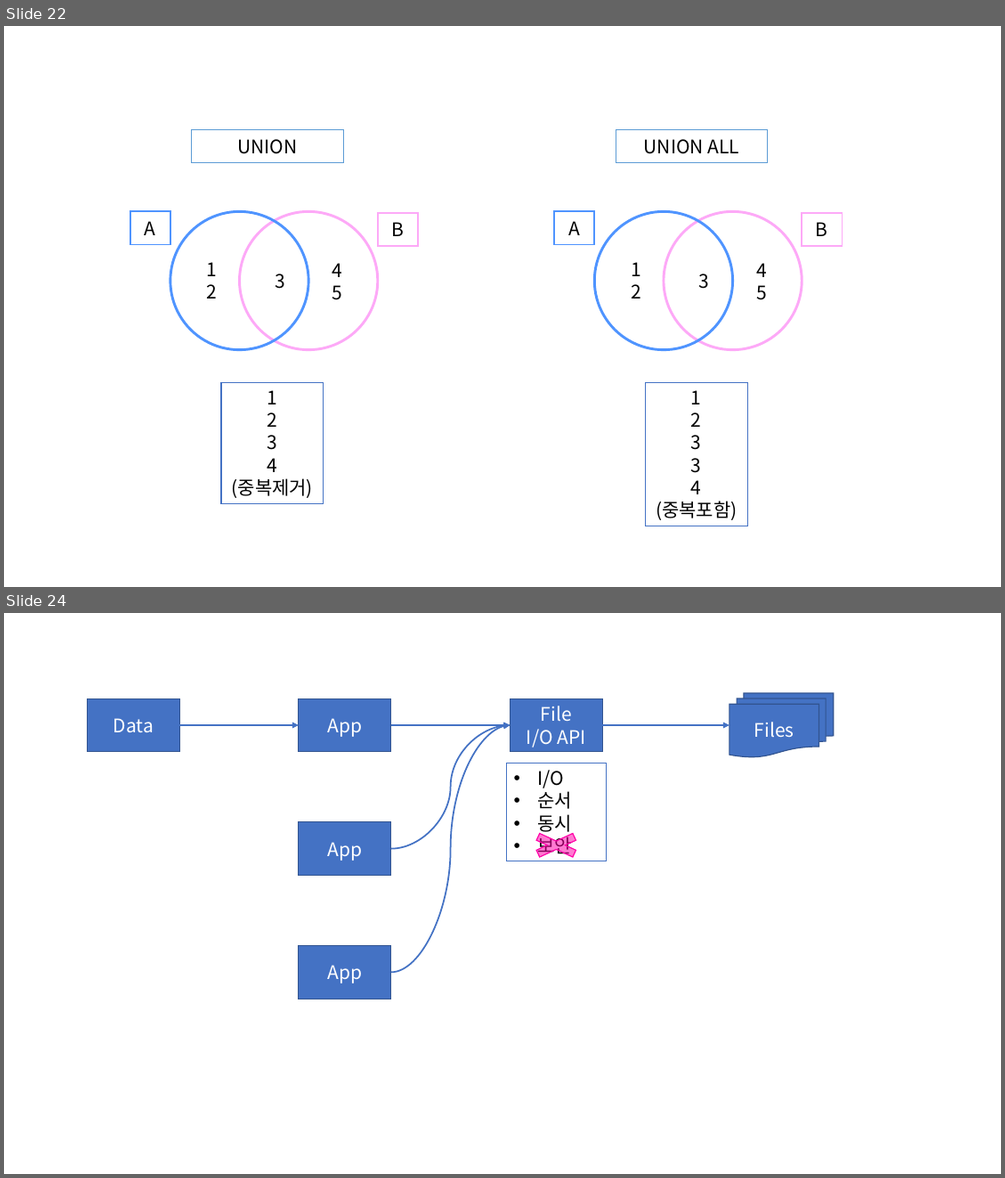
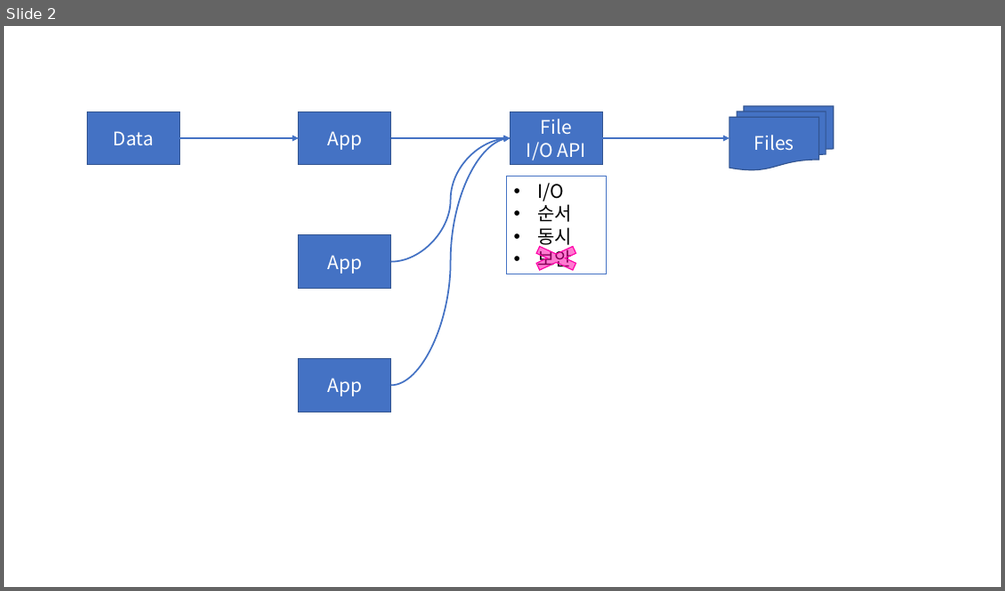
Before and after one commit to Dingadung/2022-study-workspace, a slide deck: study-note/데이터베이스/2022-09-05 내용정리.pptx. Shown one above the other, each under a label of ours: slides 22 and 24 before the commit, slide 2 after it; the slides between them are not shown. The pictures are 1005x1178 and 1005x591 pixels, drawn with LibreOffice and Linux fonts; fonts in the diff are those of the drawing. Boxes give left, top, right and bottom in pixels: in the first picture for what was removed or moved away, otherwise in the second. Text is boxed around its words. In the diff, an @@ line names an element or a change of style, - is before the commit and + after.

```diff
--- a/study-note/데이터베이스/2022-09-05 내용정리.pptx
+++ b/study-note/데이터베이스/2022-09-05 내용정리.pptx
@@ slide 22 removed at (x1=4, y1=26, x2=1001, y2=587), background #FFFFFF @@
@@ rectangle removed at (x1=192, y1=130, x2=343, y2=163) @@
-UNION
@@ rectangle removed at (x1=615, y1=130, x2=768, y2=163) @@
-UNION ALL
@@ rectangle removed at (x1=130, y1=211, x2=170, y2=244) @@
-A
@@ ellipse removed at (x1=170, y1=211, x2=308, y2=350) @@
@@ ellipse removed at (x1=240, y1=211, x2=378, y2=350) @@
@@ rectangle removed at (x1=554, y1=211, x2=595, y2=244) @@
-A
@@ ellipse removed at (x1=595, y1=211, x2=733, y2=350) @@
@@ ellipse removed at (x1=663, y1=211, x2=802, y2=350) @@
@@ rectangle removed at (x1=378, y1=213, x2=418, y2=246) @@
-B
@@ rectangle removed at (x1=802, y1=213, x2=842, y2=246) @@
-B
@@ text removed at (x1=207, y1=262, x2=218, y2=298) @@
-1
-2
@@ text removed at (x1=332, y1=263, x2=343, y2=300) @@
-4
-5
@@ text removed at (x1=631, y1=262, x2=641, y2=298) @@
-1
-2
@@ text removed at (x1=756, y1=263, x2=767, y2=300) @@
-4
-5
@@ text removed at (x1=275, y1=273, x2=285, y2=289) @@
-3
@@ text removed at (x1=699, y1=273, x2=710, y2=289) @@
-3
@@ rectangle removed at (x1=221, y1=383, x2=324, y2=504) @@
-1
-2
-3
-4
-(중복제거)
@@ rectangle removed at (x1=646, y1=383, x2=748, y2=526) @@
-1
-2
-3
-3
-4
-(중복포함)
@@ what was slide 24 is now slide 2 @@
```
Also in this commit, not shown: 21 other slides removed, 4 other files.
